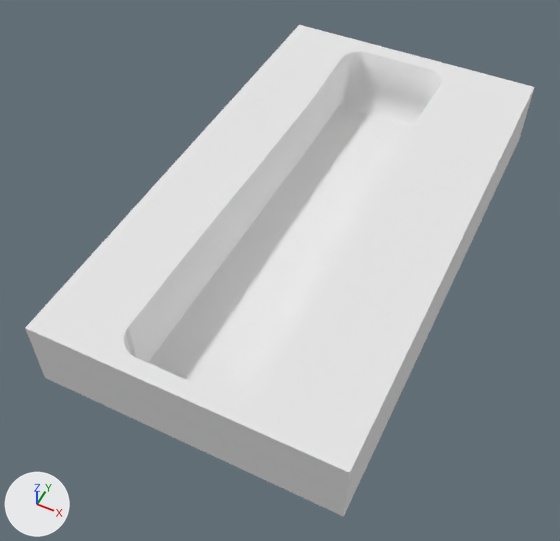
The Blender file Alex's blender files/VHS/current unity versions/VHS Tape.blend as it was, and as the next commit left it.
Both versions are drawn from a camera (50 mm lens) standing at (0.075, -0.1784, 0.1879) and looking at (-0.0051, -0.0181, -0.0125). Every picture has the same lights, and +X, +Y and +Z are marked at lower left.

Objects in the first picture: 'VHS Tape'.
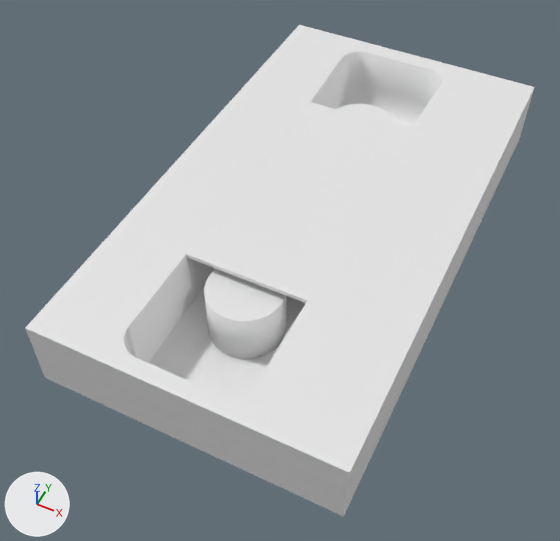
Pixel boxes (x1, y1, x2, y2) of what changed, in the pictures (560 x 541 px):
part 1 of me_cube, added
    after: (337, 104, 395, 126)
part 2 of me_cube, added
    after: (204, 269, 287, 359)
part 3 of me_cube, added
    after: (186, 102, 410, 303)

The change in detail:
me_cube has 102 vertices, 78 faces and spans x -0.05..0.05, y -0.09..0.09, z -0.013..0.013.
me_cube is used by ob_vhs_tape; location (0.0, 0.0, 0.0).
Verts and faces of me_cube; kept vertices keep their numbers, new ones are numbered from 102.
me_cube no longer uses material mat_material (white #e7e7e7).
me_cube part 1: a new loose piece, a 32-sided cylinder along z spanning x -0.015..0.01, y 0.032..0.057, z -0.011..0.008.
me_cube part 2: a new loose piece, a 32-sided cylinder along z spanning x -0.015..0.01, y -0.059..-0.034, z -0.011..0.008.
Part 3, on me_cube:
New vertex 106 is at (-0.023, 0.044, 0.012), pixel (310, 102).
New vertex 107 is at (-0.024, -0.045, 0.012), pixel (186, 254).
New vertex 108 is at (0.017, -0.045, 0.012), pixel (307, 300).
New vertex 109 is at (0.017, 0.044, 0.013), pixel (412, 130).
New vertex 110 is at (0.017, 0.044, 0.011).
New vertex 111 is at (0.017, -0.045, 0.011).
New vertex 112 is at (-0.024, -0.045, 0.011), pixel (186, 257).
New vertex 113 is at (-0.023, 0.044, 0.01).
New faces: (106, 107, 108, 109), (110, 111, 112, 113), (107, 112, 111, 108), (106, 109, 110, 113).
